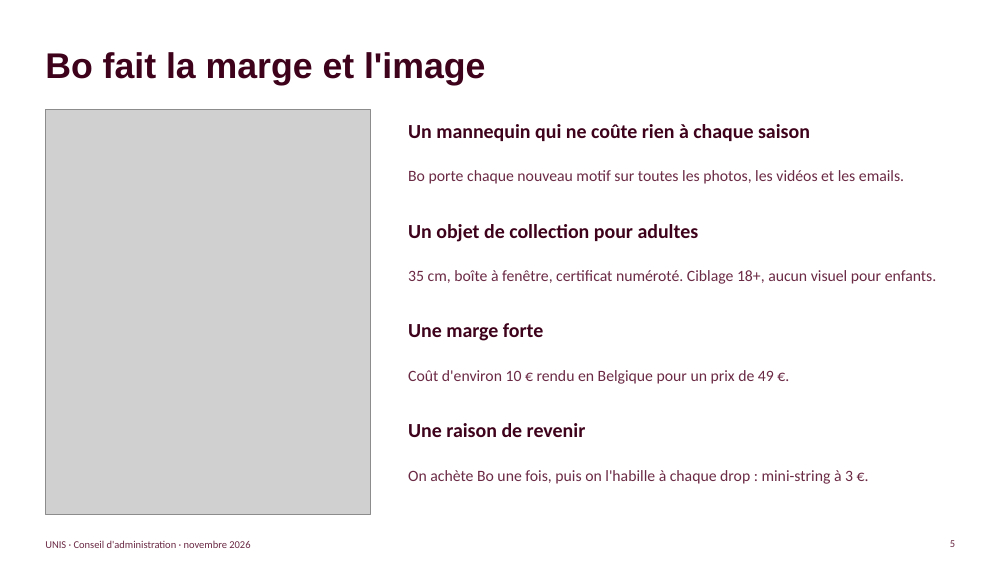
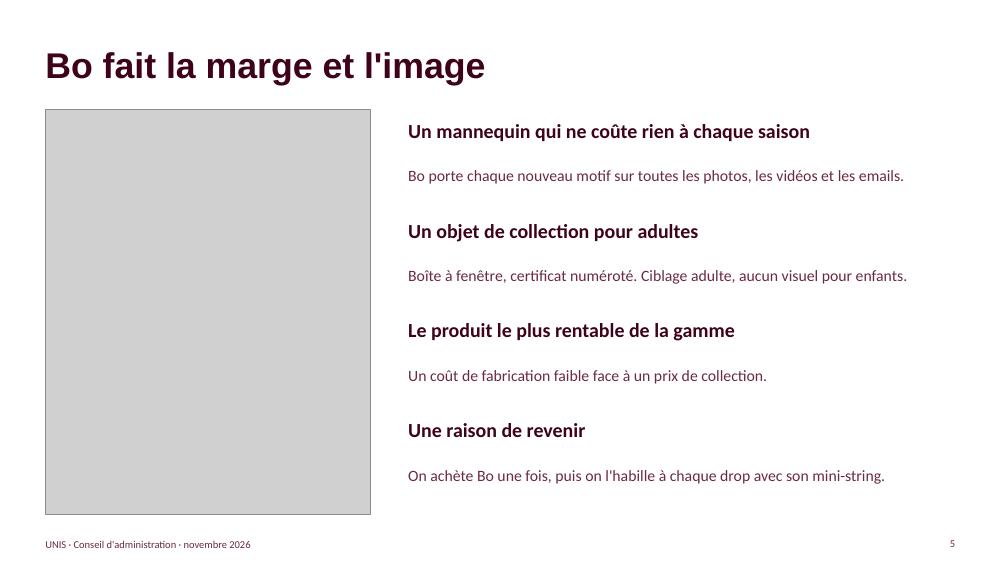
Before and after one commit to kilian-xanadou/unis, a slide deck: slide 5 of docs/UNIS-presentation-conseil.pptx. Drawn at 1008x567 pixels with LibreOffice and Linux fonts; fonts in the diff are those of the drawing; grey boxes stand for pictures. Boxes give left, top, right and bottom in pixels: in the first picture for what was removed or moved away, otherwise in the second. Text is boxed around its words. In the diff, an @@ line names an element or a change of style, - is before the commit and + after.

```diff
--- a/docs/UNIS-presentation-conseil.pptx
+++ b/docs/UNIS-presentation-conseil.pptx
@@ text at (x1=408, y1=270, x2=908, y2=284): text changed @@
-35 cm, boîte à fenêtre, certificat numéroté. Ciblage 18+, aucun visuel pour enfants.
+Boîte à fenêtre, certificat numéroté. Ciblage adulte, aucun visuel pour enfants.
@@ text at (x1=408, y1=323, x2=734, y2=341): text changed @@
-Une marge forte
+Le produit le plus rentable de la gamme
@@ text at (x1=408, y1=370, x2=767, y2=384): text changed @@
-Coût d'environ 10 € rendu en Belgique pour un prix de 49 €.
+Un coût de fabrication faible face à un prix de collection.
@@ text at (x1=408, y1=470, x2=885, y2=484): text changed @@
-On achète Bo une fois, puis on l'habille à chaque drop : mini-string à 3 €.
+On achète Bo une fois, puis on l'habille à chaque drop avec son mini-string.
```
Also in this commit, not shown: 10 other slides changed, 2 slides removed.
